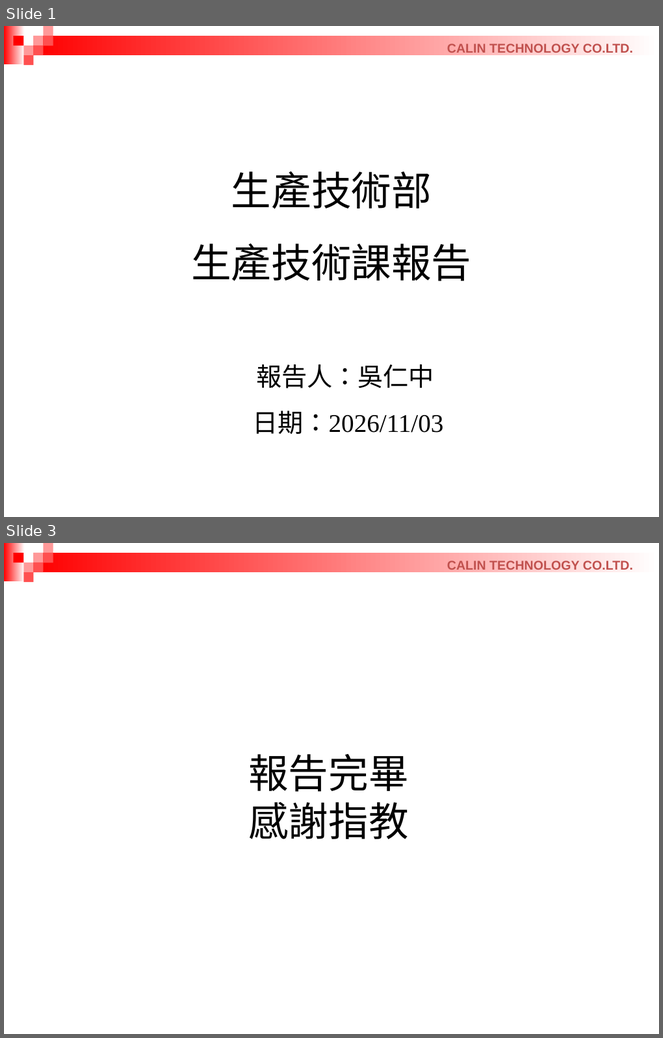
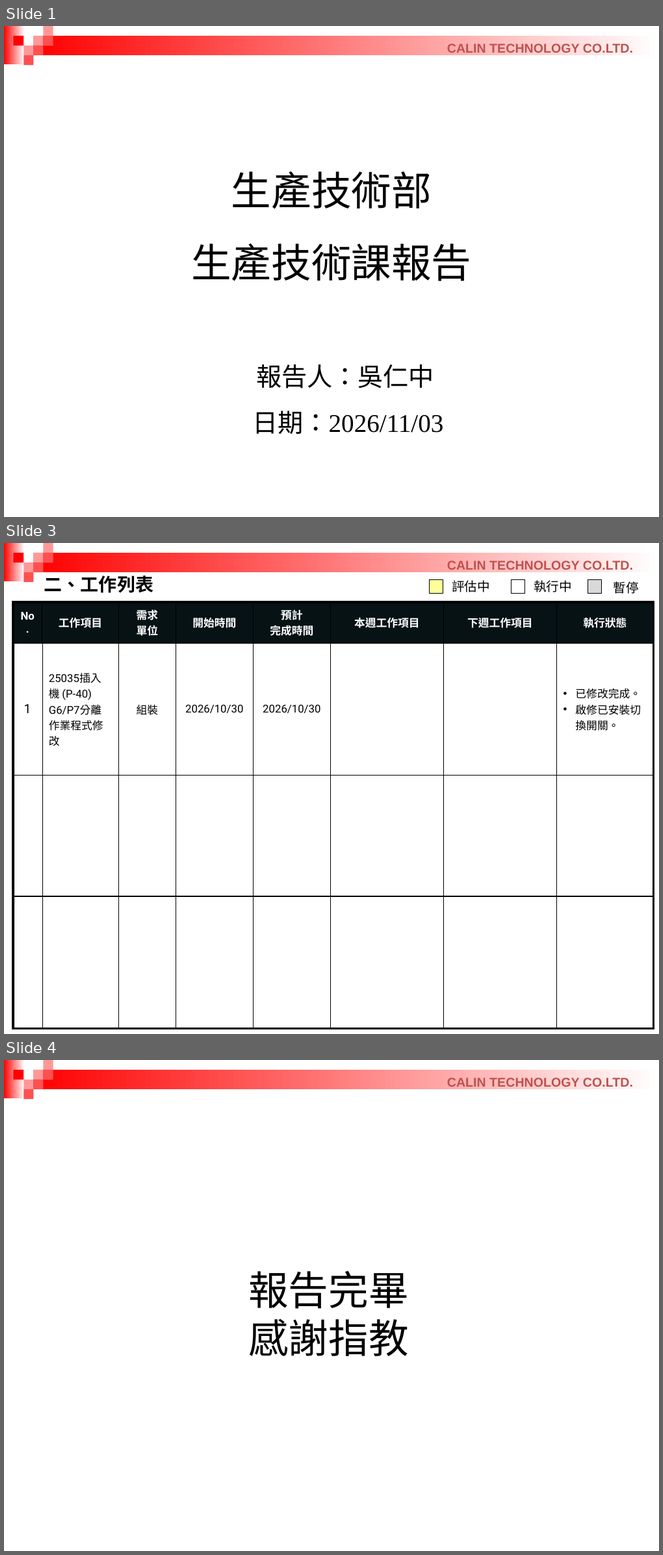
Before and after one commit to RaphWu/GitExchange, a slide deck: 週報/治工具設計課週報_吳仁中 20261103.pptx. Shown one above the other, each under a label of ours: slides 1 and 3 before the commit, slides 1, 3 and 4 after it; the slides between them are not shown. The pictures are 663x1038 and 663x1555 pixels, drawn with LibreOffice and Linux fonts; fonts in the diff are those of the drawing. Boxes give left, top, right and bottom in pixels: in the first picture for what was removed or moved away, otherwise in the second. Text is boxed around its words. In the diff, an @@ line names an element or a change of style, - is before the commit and + after.

```diff
--- a/週報/治工具設計課週報_吳仁中 20261103.pptx
+++ b/週報/治工具設計課週報_吳仁中 20261103.pptx
@@ slide 3 added at (4, 543, 659, 1034), background #FFFFFF; not listed: 10 template elements that a slide beside it also shows @@
@@ text added at (44, 575, 154, 593), 20 pt, text #000000, bold @@
+二、工作列表
@@ rectangle added at (430, 579, 443, 594), fill #FFFF99, outline #000000 0.75 pt @@
@@ text added at (452, 580, 490, 592), 14 pt, text #000000 @@
+評估中
@@ rectangle added at (512, 579, 525, 594), fill #FFFFFF, outline #000000 0.75 pt @@
@@ text added at (534, 580, 572, 592), 14 pt, text #000000 @@
+執行中
@@ rectangle added at (588, 579, 602, 594), fill #D9D9D9, outline #000000 0.75 pt @@
@@ text added at (614, 581, 639, 594), 14 pt, text #000000 @@
+暫停
@@ table added at (13, 602, 655, 1029), 4 rows, 8 columns @@
+No. | 工作項目 | 需求 單位 | 開始時間 | 預計 完成時間 | 本週工作項目 | 下週工作項目 | 執行狀態
+1 | 25035插入機 (P-40) G6/P7分離作業程式修改 | 組裝 | 2026/10/30 | 2026/10/30 |  |  | 已修改完成。 / 啟修已安裝切換開關。
+ |  |  |  |  |  |  | 
+ |  |  |  |  |  |  | 
@@ what was slide 3 is now slide 4 @@
```
Also in this commit, not shown: 2 slides changed, 2 other slides added, 2 slides removed, 7 other files.
